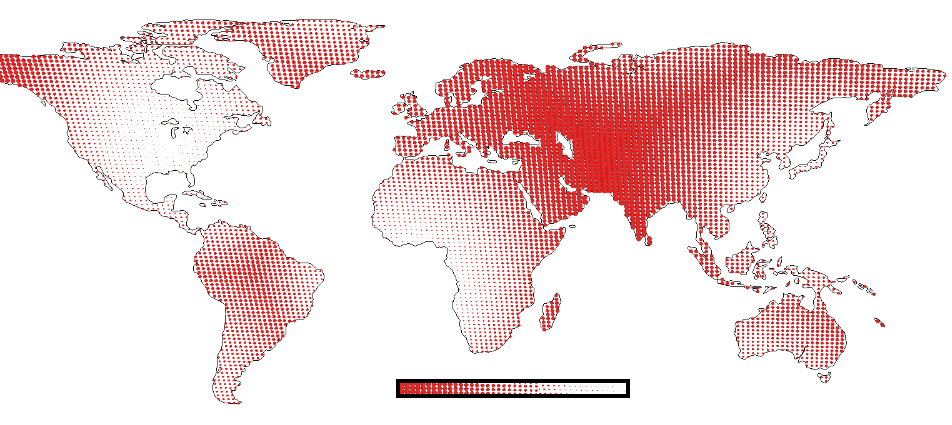
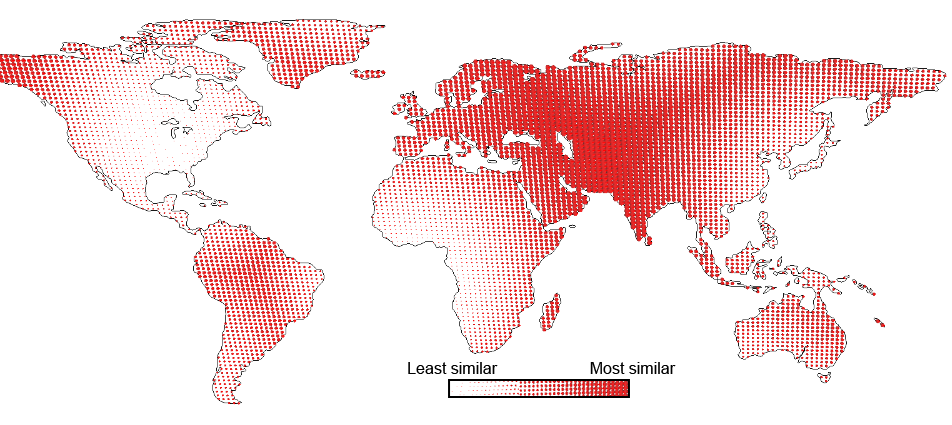
Revision of a layered 952×425 image; what changed, layer by layer:
added layer "Most similar" above "Least similar" over [590, 362, 676, 374]
added layer "Least similar" above "Layer 6" over [408, 362, 498, 374]
painted on "Layer 7" over [396, 379, 630, 398]
